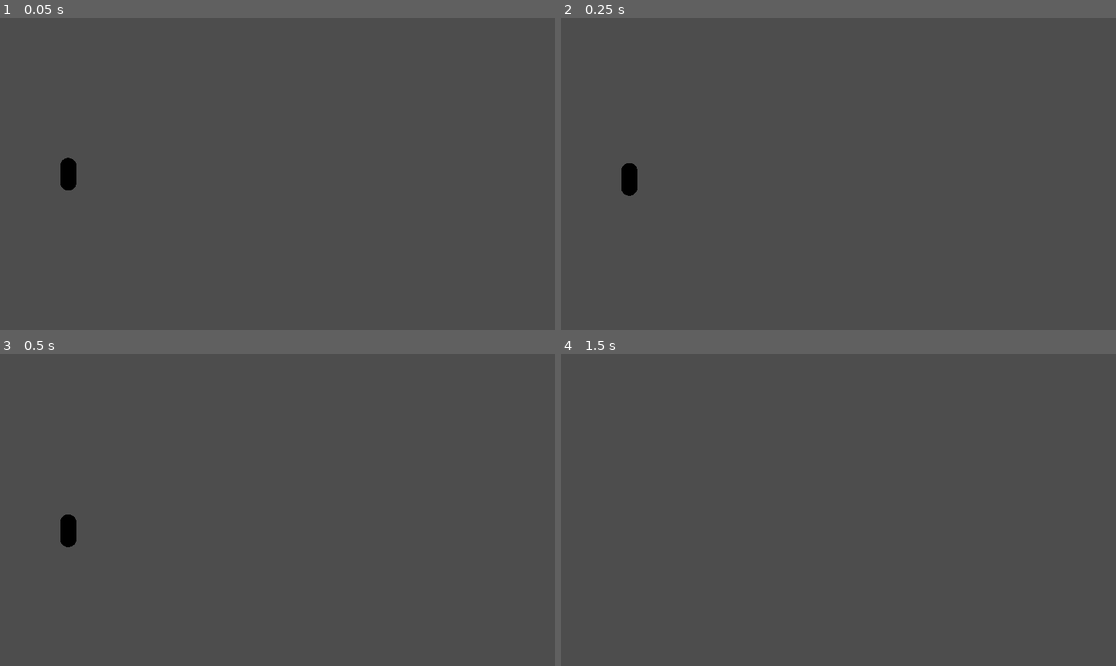
Above: before the commit, frames 1-4 (two rows, left to right).
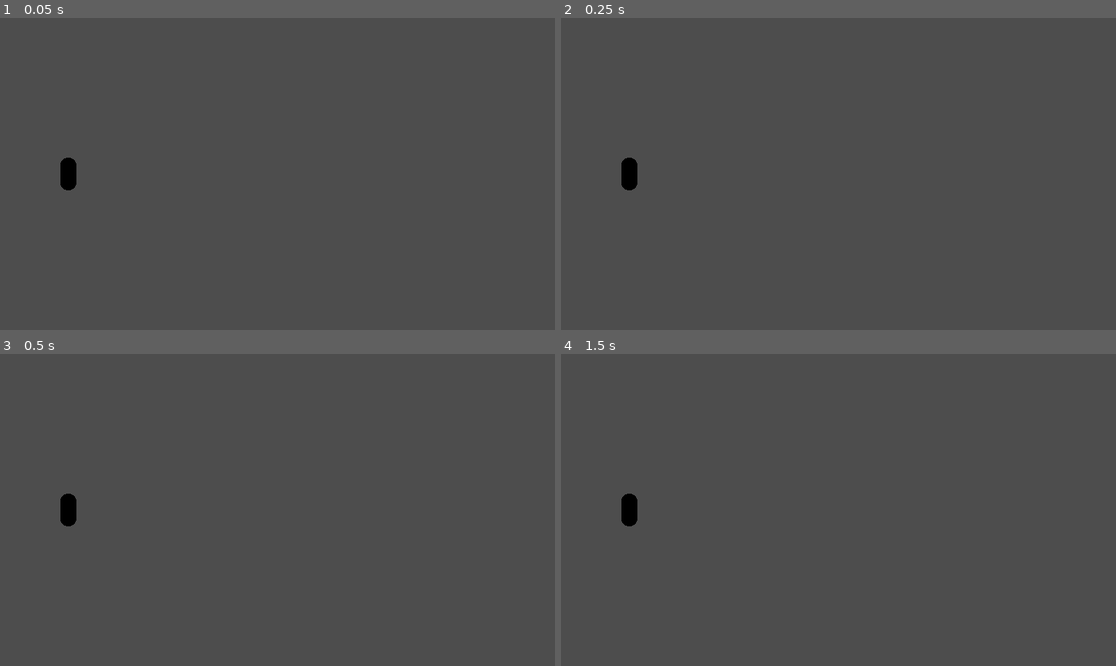
Above: after the commit, the same moments.

Repository: ernest-rudnicki/flappy-bird-godot
Game: Godot game, scene res://Flappy_Bird_Scene.tscn
The game is run twice, just before and just after one commit, with the same random seed, the same clock (stepped at 60 frames per second) and the same inputs.
Inputs:
- Up to frame 1 (0.05 s): no input
- Up to frame 2 (0.25 s): no input
- Up to frame 3 (0.5 s): no input
- Up to frame 4 (1.5 s): hold Space (jump) 0.53-1.28 s; tap Space (jump) at 1.35 s

The runs differ from the first frame. In frame 1, less than 0.1% of the frame differs, in the area x 10-14%, y 44-56%; in frame 2, 0.1%; in frame 3, 0.4%, in the area x 10-14%, y 44-62%; in frame 4, 0.3%.

Commit message:
add jumping

Diff:
--- a/Player/Player_Movement.gd
+++ b/Player/Player_Movement.gd
@@ -2,8 +2,11 @@
 
 
 @export var gravity: float = 9.81;
+@export var jumpForce: float = 20;
+
 
 func _physics_process(delta: float) -> void:
-	velocity.y -= gravity * delta;
-
-	move_and_slide()
+	if Input.is_action_pressed("jump"):
+		velocity.y = jumpForce
+	else:
+		velocity.y -= gravity * delta
